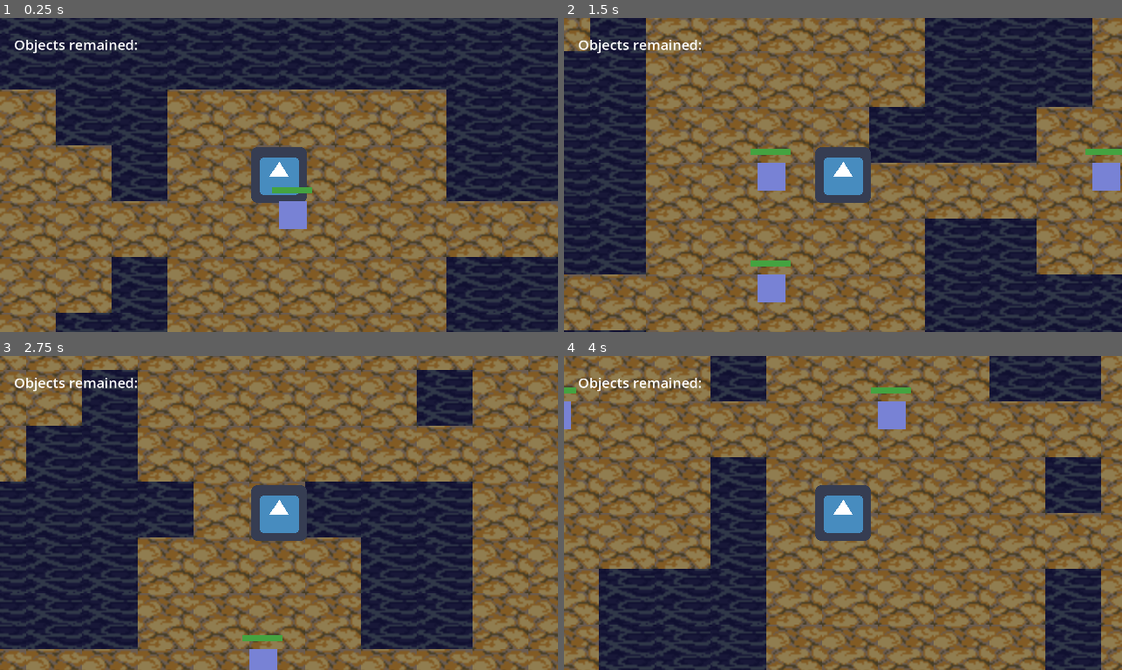
Above: before the commit, frames 1-4 (two rows, left to right).
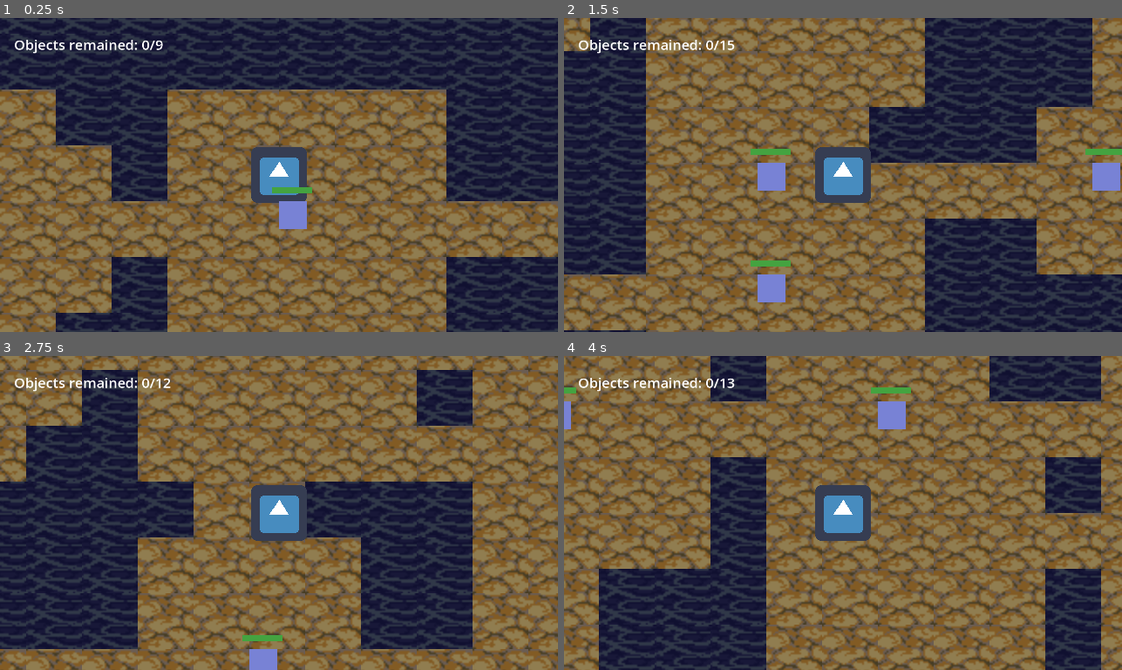
Above: after the commit, the same moments.

Repository: Egor0000/FDJ-GAME-1
Game: Godot game, scene res://World.tscn
The game is run twice, just before and just after one commit, with the same random seed, the same clock (stepped at 60 frames per second) and the same inputs. The engine's default icon, where the game draws it, is replaced by a stand-in: a white triangle on a blue panel in a dark square.
Inputs (mouse positions are in pixels of both pictures, inside the frame that each line leads up to):
- Up to frame 1 (0.25 s): no input
- Up to frame 2 (1.5 s): tap Enter (ui_accept) at 0.5, 0.77 s; move the mouse to (854, 215) at 0.52 s; hold D (ui_right) 0.53-1.28 s; move the mouse to (1110, 209) at 1.27 s; hold S (ui_down) from 1.28 s (still down)
- Up to frame 3 (2.75 s): tap Enter (ui_accept) at 1.52 s; move the mouse to (290, 666) at 2.02 s; release S (ui_down) at 2.03 s; hold D (ui_right) from 2.03 s (still down)
- Up to frame 4 (4 s): tap Enter (ui_accept) at 2.75, 3.02, 3.77 s; move the mouse to (815, 575) at 2.77 s; release D (ui_right) at 2.78 s; hold W (ui_up) 2.78-3.53 s; move the mouse to (854, 610) at 3.52 s; hold A (ui_left) from 3.53 s (still down)

The runs differ from the first frame. In frame 1, less than 0.1% of the frame differs, in the area x 25-30%, y 7-11%; in frame 2, less than 0.1%; in frame 3, less than 0.1%; in frame 4, less than 0.1%, in the area x 25-31%, y 7-11%.

Commit message:
add logic for next level goal

Diff:
--- /dev/null
+++ b/EventBus.gd
@@ -0,0 +1,12 @@
+extends Node
+
+signal goal_achived
+
+# Called when the node enters the scene tree for the first time.
+func _ready():
+	pass # Replace with function body.
+
+
+# Called every frame. 'delta' is the elapsed time since the previous frame.
+func _process(delta):
+	pass
--- a/ExitDoor.gd
+++ b/ExitDoor.gd
@@ -2,9 +2,14 @@
 
 signal leaving_level
 
+var exit_enabled = false
 
-
+func _ready():
+	EventBus.connect("goal_achived", enable_exit)
 
 func _on_ExitDoor_body_entered(body):
+	if (exit_enabled):
+		emit_signal("leaving_level")
 
-	emit_signal("leaving_level")
+func enable_exit():
+	exit_enabled = true
--- a/ExitDoor.tscn
+++ b/ExitDoor.tscn
@@ -1,22 +1,22 @@
-[gd_scene load_steps=3 format=2]
+[gd_scene load_steps=3 format=3 uid="uid://cqdmq6b4animk"]
 
-[ext_resource path="res://ExitDoor.gd" type="Script" id=1]
+[ext_resource type="Script" path="res://ExitDoor.gd" id="1"]
 
-[sub_resource type="RectangleShape2D" id=1]
-extents = Vector2( 16, 16 )
+[sub_resource type="RectangleShape2D" id="1"]
+size = Vector2(32, 32)
 
 [node name="ExitDoor" type="Area2D"]
 collision_layer = 8
 collision_mask = 4
-script = ExtResource( 1 )
+script = ExtResource("1")
 
 [node name="ColorRect" type="ColorRect" parent="."]
 offset_right = 32.0
 offset_bottom = 32.0
 
 [node name="CollisionShape2D" type="CollisionShape2D" parent="."]
-position = Vector2( 16, 16 )
-scale = Vector2( 0.95, 0.95 )
-shape = SubResource( 1 )
+position = Vector2(16, 16)
+scale = Vector2(0.95, 0.95)
+shape = SubResource("1")
 
 [connection signal="body_entered" from="." to="." method="_on_ExitDoor_body_entered"]
--- /dev/null
+++ b/Goal.gd
@@ -0,0 +1,18 @@
+extends Label
+
+const scoreText = "Objects remained: {current}/{total}"
+
+# Called when the node enters the scene tree for the first time.
+func _ready():
+	pass # Replace with function body.
+
+
+# Called every frame. 'delta' is the elapsed time since the previous frame.
+func _process(delta):
+	pass
+
+func display_goal(current, total):
+	text = scoreText.format({"current": str(total - current), "total" : str(total)})
+	if (total - current == total):
+		print("EEEEE", current, total)
+		EventBus.goal_achived.emit()
--- a/Player.gd
+++ b/Player.gd
@@ -4,9 +4,7 @@
 var current_objects
 
 func _ready():
-	print("", $Camera2D.is_current())
-	$Camera2D.make_current()
-	print("", $Camera2D.is_current())
+	pass
 
 
 func _physics_process(delta):
@@ -21,4 +19,5 @@
 	self.total_objects = total_objects
 
 func set_current_objects(current_objects):
+	$Goal.display_goal(current_objects, total_objects)
 	self.current_objects = current_objects
--- a/Player.tscn
+++ b/Player.tscn
@@ -1,7 +1,8 @@
-[gd_scene load_steps=4 format=3 uid="uid://0xfaygfuljv5"]
+[gd_scene load_steps=5 format=3 uid="uid://0xfaygfuljv5"]
 
 [ext_resource type="Texture2D" uid="uid://bm87crmmn0r2f" path="res://icon.png" id="1"]
 [ext_resource type="Script" path="res://Player.gd" id="2"]
+[ext_resource type="Script" path="res://Goal.gd" id="3_numlw"]
 
 [sub_resource type="CircleShape2D" id="1"]
 radius = 15.0
@@ -25,6 +26,7 @@
 offset_right = -37.0
 offset_bottom = -66.0
 scale = Vector2(0.502337, 0.474403)
-text = "Objects remained: "
+text = "Objects remained: {current}/{total}"
+script = ExtResource("3_numlw")
 
 [node name="Camera2D" type="Camera2D" parent="."]
--- a/World.gd
+++ b/World.gd
@@ -6,6 +6,7 @@
 
 var borders = Rect2(1, 1, 38, 21)
 var player
+
 
 @onready var tileMap = $TileMap
 
@@ -41,7 +42,8 @@
 			add_child(room_obj)
 			room_obj.connect("destroy_object", Callable(self, "destroy_room_obj"))
 
-	player.set_total_objects(get_tree().get_nodes_in_group("objects"))
+	player.set_total_objects(get_tree().get_nodes_in_group("objects").size())
+	player.set_current_objects(get_tree().get_nodes_in_group("objects").size())
 
 	walker.queue_free()
 	for location in map:
@@ -53,6 +55,9 @@
 
 func destroy_room_obj(obj):
 	obj.queue_free()
+	obj.remove_from_group("objects")
+	player.set_current_objects(get_tree().get_nodes_in_group("objects").size())
+
 
 
 func _input(event):
--- a/project.godot
+++ b/project.godot
@@ -14,6 +14,10 @@
 run/main_scene="res://World.tscn"
 config/features=PackedStringArray("4.2")
 config/icon="res://icon.png"
+
+[autoload]
+
+EventBus="*res://EventBus.gd"
 
 [display]
 
Not shown, added: Wor8A66.tmp
